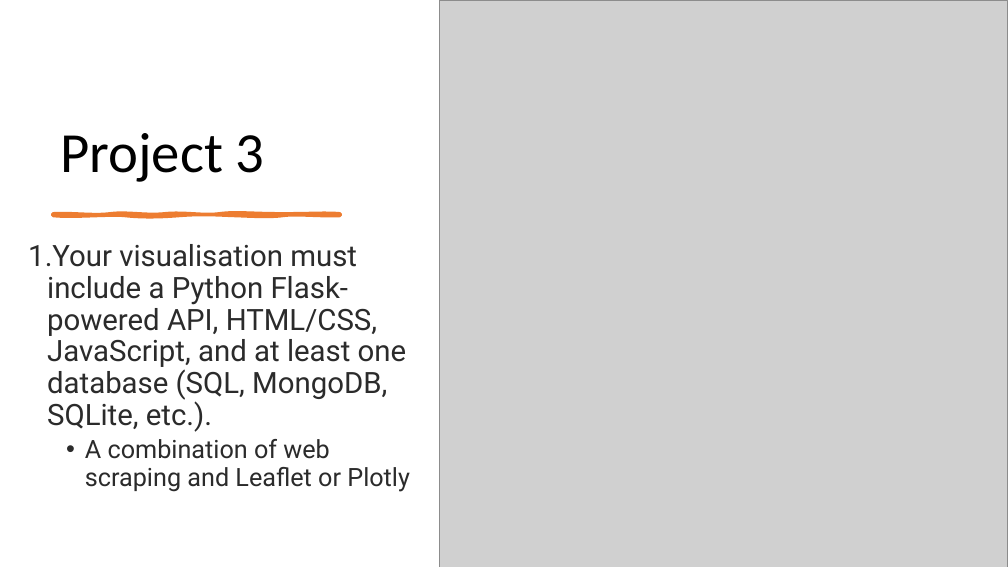
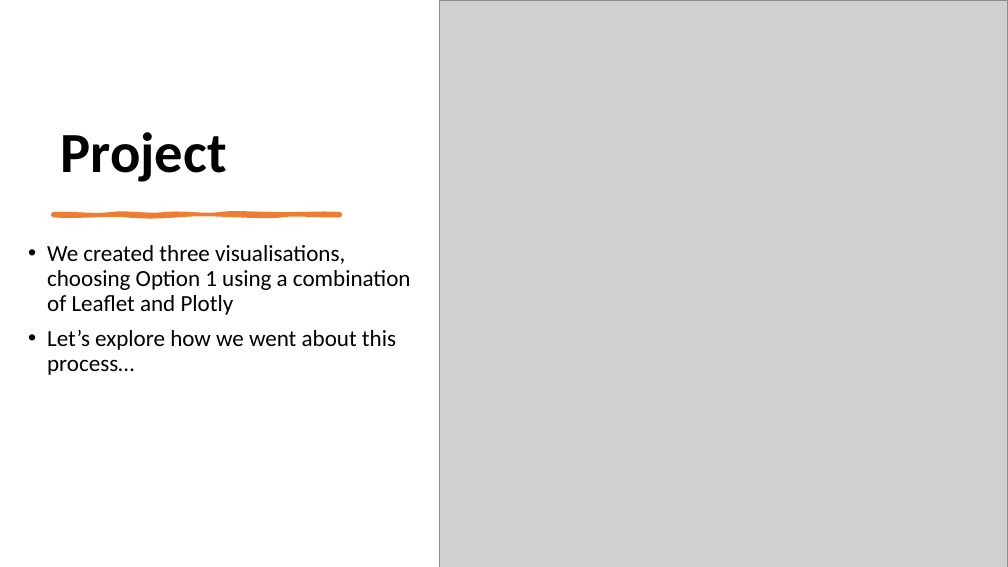
Before and after one commit to RLButch/Group-3-project-Covid-19-analysis, a slide deck: slide 4 of Project3Presentation.pptx. Drawn at 1008x567 pixels with LibreOffice and Linux fonts; fonts in the diff are those of the drawing; grey boxes stand for pictures. Boxes give left, top, right and bottom in pixels: in the first picture for what was removed or moved away, otherwise in the second. Text is boxed around its words. In the diff, an @@ line names an element or a change of style, - is before the commit and + after.

```diff
--- a/Project3Presentation.pptx
+++ b/Project3Presentation.pptx
@@ title at <box>60,132,226,182</box>: text changed; bold on @@
-Project 3
+Project
@@ text at <box>47,245,411,375</box>: text changed; size 28 to 22 pt; font Roboto to Calibri; text colour #2B2B2B to #000000 @@
-1. Your visualisation must include a Python Flask-powered API, HTML/CSS, JavaScript, and at least one database (SQL, MongoDB, SQLite, etc.).
-  • A combination of web scraping and Leaflet or Plotly
+• We created three visualisations, choosing Option 1 using a combination of Leaflet and Plotly
+• Let’s explore how we went about this process…
```
Also in this commit, not shown: 8 other slides changed, 1 slide removed, 3 other files.
